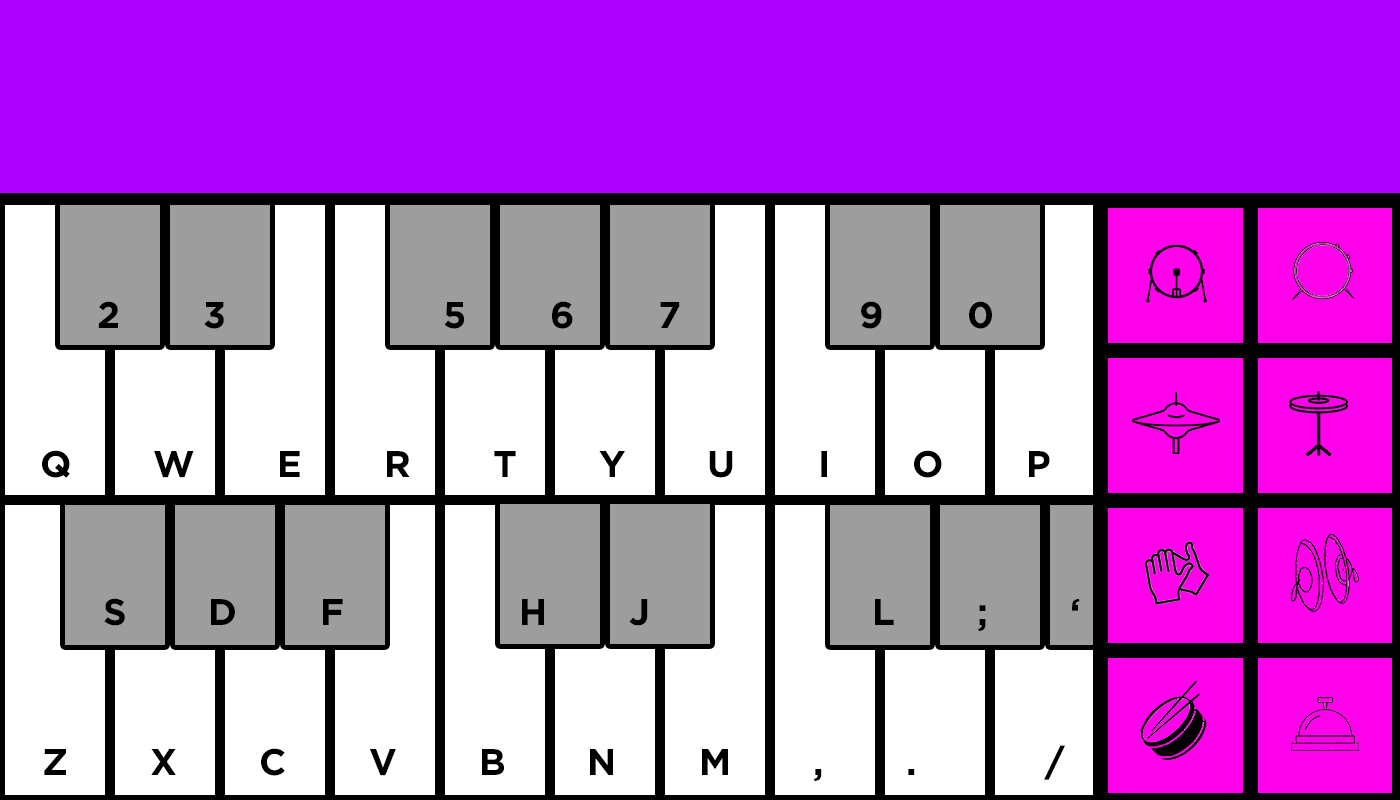
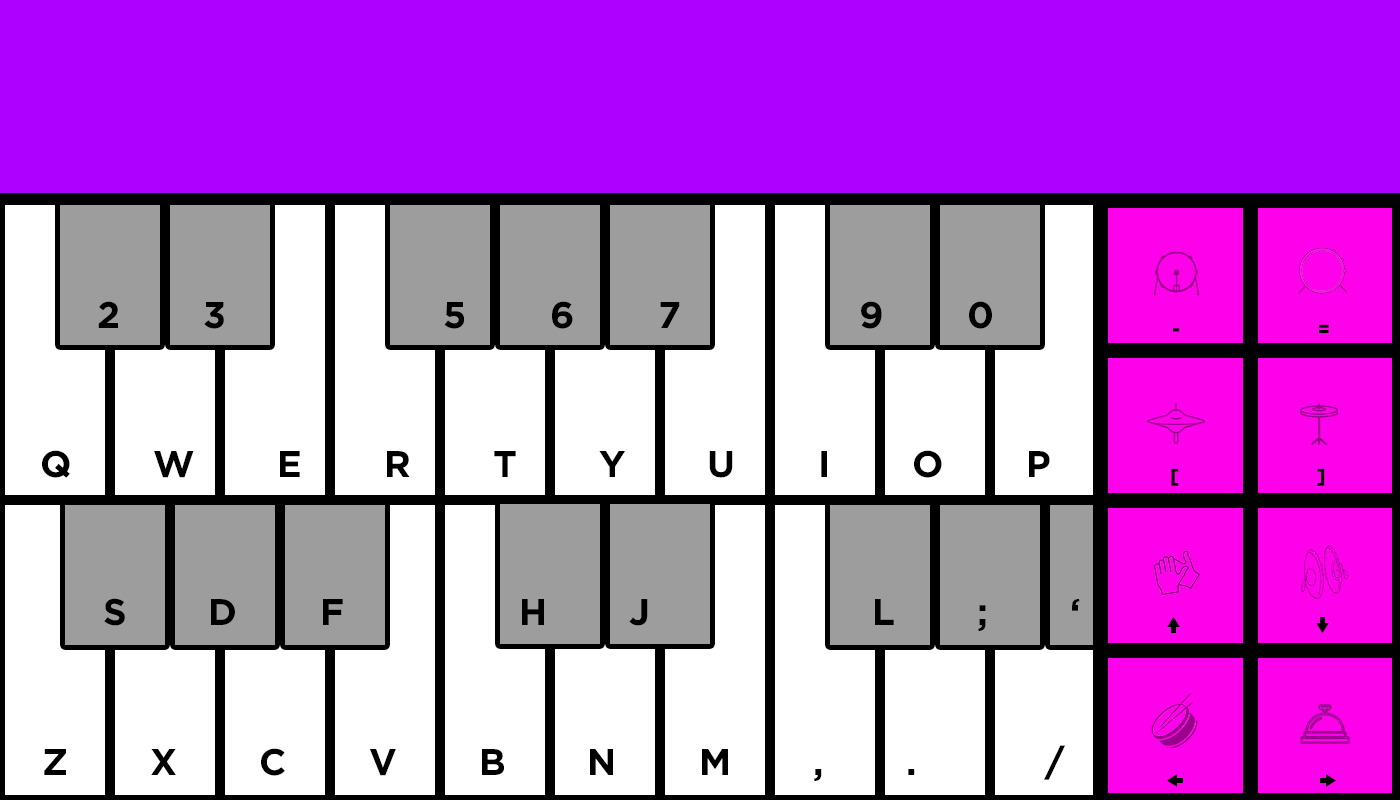
Comparing the layer stacks of the two 1400×800 images. Changes:
added layer "Left copy" in group "Beat Boxes" over [1320, 774, 1336, 787]
added layer "Left" in group "Beat Boxes" over [1167, 774, 1183, 787]
added layer "Down" in group "Beat Boxes" over [1316, 617, 1329, 633]
added layer "Up" in group "Beat Boxes" over [1167, 617, 1180, 633]
added layer "[ ]" in group "Beat Boxes" over [1171, 468, 1325, 486]
added layer "- =" in group "Beat Boxes" over [1173, 324, 1329, 333]
"KICK DRUM": opacity 100% → 40%, moved it above "BASS DRUM", painted on it over [1146, 245, 1207, 303]
"BASS DRUM": opacity 100% → 40%, painted on it over [1292, 242, 1354, 300]
"O-HI-HAT": opacity 100% → 40%, moved it above "C-HI-HAT", painted on it over [1132, 392, 1220, 454]
"C-HI-HAT": opacity 100% → 40%, painted on it over [1289, 391, 1348, 456]
"CLAP": opacity 100% → 40%, painted on it over [1144, 541, 1209, 605]
"CYMBALS": opacity 100% → 40%, moved it above "SNARE", painted on it over [1291, 534, 1359, 612]
"SNARE": opacity 100% → 40%, moved it above "DING", painted on it over [1140, 681, 1207, 760]
"DING": opacity 100% → 40%, moved it above "Icons", painted on it over [1291, 697, 1359, 751]
